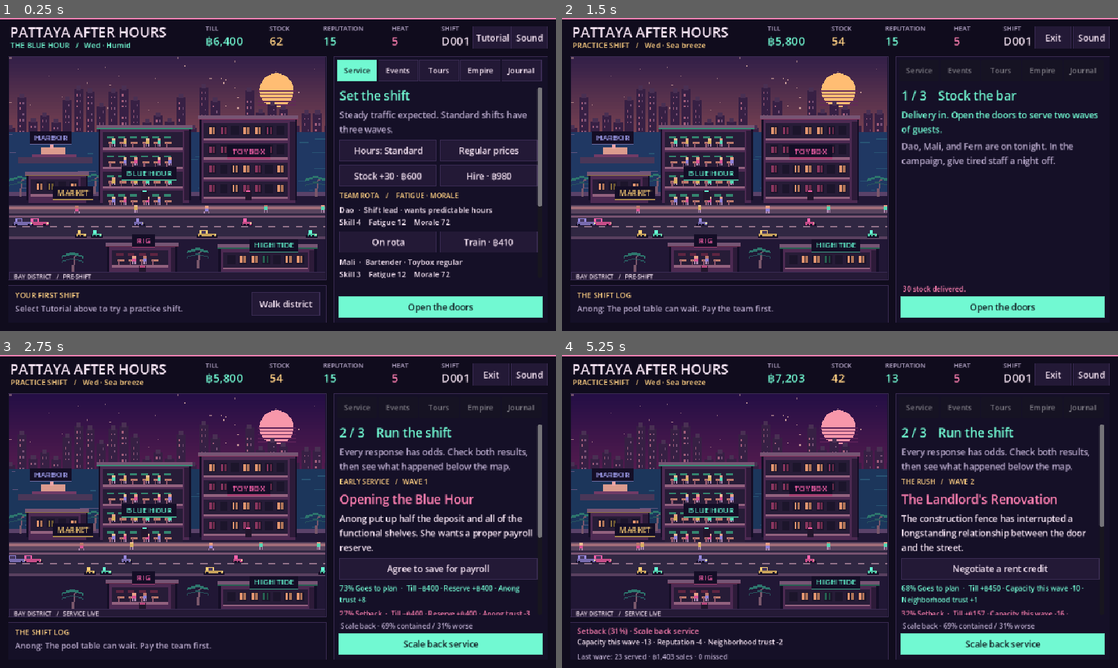
Above: before the commit, frames 1-4 (two rows, left to right).
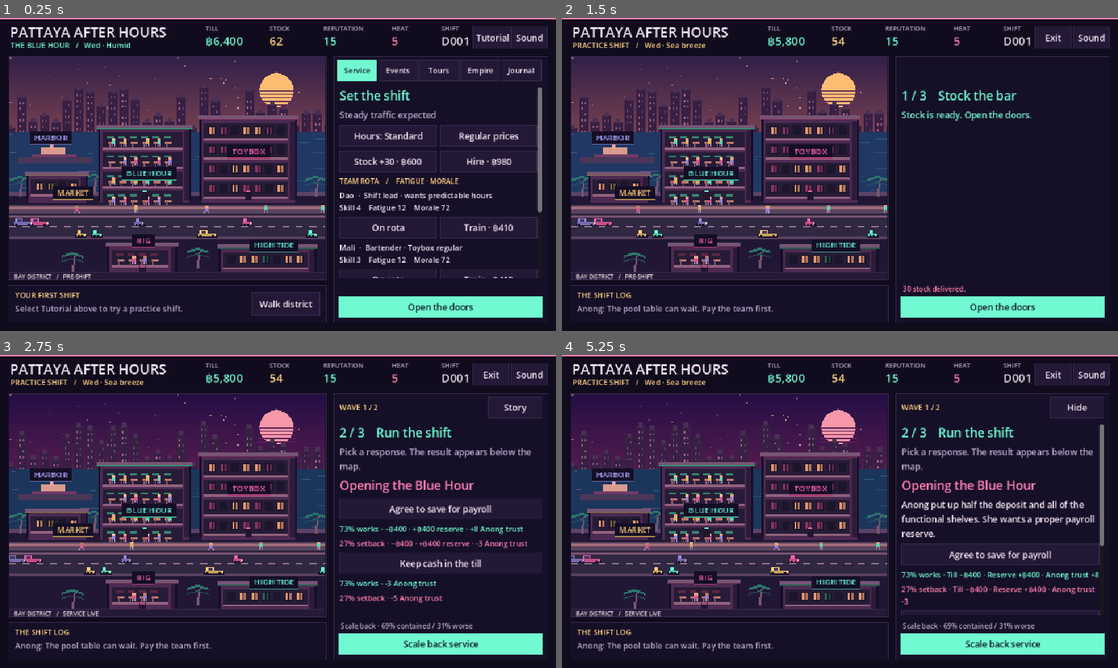
Above: after the commit, the same moments.

Repository: Pattaya-After-Hours-Game/pattaya-after-hours
Game: Godot game, scene res://main.tscn
Same seed, same stepped clock (60 frames per second), same inputs: the game is played once before the commit and once after it. Sound files missing from this copy of the repository are replaced by a short silence.
Inputs (mouse positions are in pixels of both pictures, inside the frame that each line leads up to):
- Up to frame 1 (0.25 s): no input
- Up to frame 2 (1.5 s): click "Tutorial" at 0.5 s; click "Stock +30 · ฿600" at 1.25 s
- Up to frame 3 (2.75 s): click "Open the doors" at 2 s
- Up to frame 4 (5.25 s): click (1079, 408) at 2.75 s, where only the run after the commit has a clickable "Story"; click (1079, 408) at 3.5 s, where only the run after the commit has a clickable "Hide"; click (1079, 408) at 4.25 s, where only the run after the commit has a clickable "Story"; click "Keep cash in the till" at 5 s

The runs differ from the first frame. In frame 1, 4.9% of the frame differs, in the area x 61-98%, y 29-84%; in frame 2, 1.6%; in frame 3, 6.1%; in frame 4, 8.1%, in the area x 1-98%, y 6-98%.

Commit message:
Make shift decisions and closeouts quick to scan

Diff:
--- a/scripts/main.gd
+++ b/scripts/main.gd
@@ -17,6 +17,11 @@
 const SHOT_GOAL = 10
 const SHOT_INTERVAL = 0.60
 const GODZILLA_SECONDS = 10.0
+const COMPACT_EFFECTS = {
+	"trust":"neighbors","supplier":"supplier","morale":"morale","fatigue":"fatigue",
+	"skill":"skill","condition":"condition","rival":"rivals","mine":"rig output",
+	"tour":"tours","route":"tour route","demand":"demand","capacity":"capacity","partner":"Anong trust",
+}
 const EFFECT_LABELS = {
 	"cash":"Till","reserve":"Reserve","debt":"Debt","stock":"Stock","rep":"Reputation",
 	"trust":"Neighborhood trust","partner":"Anong trust","safety":"Safety","heat":"Heat",
@@ -47,6 +52,7 @@
 var arcade_circuit := false
 
 var confirmation := false
+var show_details := false
 var godzilla_shots := 0
 var godzilla_time := 0.0
 var shot_delay := 0.0
@@ -214,7 +220,7 @@
 		var last: Dictionary = results.back()
 		var heading := abs_text(root_ui,Rect2(26,465,524,17),result_heading(last),13,TEAL if last.worked else PINK)
 		heading.clip_text = true
-		var detail := abs_text(root_ui,Rect2(26,482,524,27),effect_text(last.changes),12,WHITE)
+		var detail := abs_text(root_ui,Rect2(26,482,524,27),effect_text(last.changes,true),12,WHITE)
 		detail.clip_text = true
 		detail.autowrap_mode = TextServer.AUTOWRAP_WORD_SMART
 		detail.max_lines_visible = 2
@@ -226,10 +232,18 @@
 	if not practicing and model.s.phase == "plan":
 		at_button(root_ui,Rect2(435,473,117,41),"Walk district",walk_district)
 	pane(root_ui,Rect2(576,66,370,460),DARK)
-	for index in TAB_NAMES.size():
-		var b := at_button(root_ui,Rect2(582 + 71*index,72,69,37),TAB_NAMES[index],change_tab.bind(index),tab == index and model.s.phase == "plan" and not practicing)
-		b.add_theme_font_size_override("font_size",13)
-		b.disabled = model.s.phase != "plan" or practicing
+	if model.s.phase == "plan" and not practicing:
+		for index in TAB_NAMES.size():
+			var b := at_button(root_ui,Rect2(582 + 71*index,72,69,37),TAB_NAMES[index],change_tab.bind(index),tab == index)
+			b.add_theme_font_size_override("font_size",13)
+	elif model.s.phase in ["incident","report"]:
+		var section := "SHIFT SUMMARY"
+		var details := "Shift log"
+		if model.s.phase == "incident":
+			section = "WAVE %d / %d" % [int(model.s.night.wave)+1,2 if model.s.hours == 0 else 3]
+			details = "Story"
+		abs_text(root_ui,Rect2(586,72,220,37),section,13,GOLD)
+		at_button(root_ui,Rect2(842,72,94,37),"Hide" if show_details else details,toggle_details)
 	scroll = ScrollContainer.new()
 	scroll.position = Vector2(586,119)
 	scroll.size = Vector2(350,330)
@@ -248,11 +262,10 @@
 			if practicing:
 				title("1 / 3    Stock the bar")
 				if model.s.stock == PRACTICE_STOCK:
-					body("Check STOCK at the top. Every two guests use one unit. Buy a delivery before opening.")
+					body("Buy stock to open the bar.")
 					row_button(stock_label(),do_action.bind("buy"),true)
 				else:
-					body("Delivery in. Open the doors to serve two waves of guests.",TEAL)
-				body("Dao, Mali, and Fern are on tonight. In the campaign, give tired staff a night off.")
+					body("Stock is ready. Open the doors.",TEAL)
 			else:
 				match tab:
 					0: service_panel()
@@ -265,7 +278,7 @@
 		"incident":
 			if practicing:
 				title("2 / 3    Run the shift")
-				body("Every response has odds. Check both results, then see what happened below the map.")
+				body("Pick a response. The result appears below the map.")
 			incident_panel()
 			action_label = "Scale back service"
 			action = func():
@@ -274,7 +287,7 @@
 		"report":
 			if practicing:
 				title("3 / 3    Check the books")
-				body("Compare sales with payroll and fees. Check guests turned away and stock used before planning tomorrow.")
+				body("Check the net and how many guests you served.")
 			report_panel()
 			if practicing:
 				action_label = "Finish tutorial"
@@ -356,6 +369,7 @@
 	commit(true)
 
 func commit(keep_scroll: bool = false) -> void:
+	show_details = false
 	save_state()
 	render(keep_scroll)
 
@@ -372,6 +386,7 @@
 
 func start_tutorial() -> void:
 	if campaign_before_tutorial != null: return
+	show_details = false
 	campaign_before_tutorial = model
 	show_tutorial_hint = false
 	confirmation = false
@@ -383,6 +398,7 @@
 
 func finish_tutorial() -> void:
 	if campaign_before_tutorial == null: return
+	show_details = false
 	model = campaign_before_tutorial
 	campaign_before_tutorial = null
 	message = ""
@@ -394,7 +410,7 @@
 
 func service_panel() -> void:
 	title("Set the shift")
-	body("%s traffic expected. Standard shifts have three waves." % ("Heavy" if model.s.forecast >= 9 else "Light" if model.s.forecast < 0 else "Steady"))
+	body("%s traffic expected" % ("Heavy" if model.s.forecast >= 9 else "Light" if model.s.forecast < 0 else "Steady"))
 	row_pair("Hours: "+Campaign.HOURS[int(model.s.hours)],cycle.bind("hours",Campaign.HOURS),
 		Campaign.PROMOS[int(model.s.promo)],cycle.bind("promo",Campaign.PROMOS))
 	row_pair(stock_label(),do_action.bind("buy"),"Hire · ฿980",do_action.bind("hire"))
@@ -414,7 +430,8 @@
 	title("What's on tonight?")
 	var disrupted: int = model.event_disruption_percent()
 	var canceled := disrupted * Campaign.CANCEL_IF_DISRUPTED
-	body("Paid events · %d%% on time / %.1f%% delayed / %.1f%% canceled. A cancellation costs the booking fee." % [100-disrupted,disrupted-canceled,canceled])
+	body("%d%% on time · %.1f%% delayed · %.1f%% canceled
+Booking fee applies if canceled." % [100-disrupted,disrupted-canceled,canceled])
 	for i in Content.EVENTS.size():
 		var item: Array = Content.EVENTS[i]
 		var value: String = item[0]+(" · "+cash(item[1]) if item[1] else "")
@@ -433,7 +450,8 @@
 
 func tours_panel() -> void:
 	title("City tours")
-	body("Guides opt in. Short tours use one wave. Long tours use two. Pay is due even if the route is disrupted.")
+	body("Short tours 1 wave · Long tours 2 waves
+Guides get paid if a tour is disrupted.")
 	var crew: Array = model.s.staff
 	row_pair("Guide: "+Content.STAFF[crew[guide].id][0],func():
 		guide = (guide+1)%crew.size()
@@ -483,32 +501,35 @@
 	body("WEEK %d    %d shifts / %d guests / %d tour tickets" % [entry.weeks,entry.nights,entry.guests,entry.tours],GOLD,12)
 	body("Intake %s   ·   Costs %s\nNet %s" % [cash(entry.revenue),cash(entry.costs),cash(entry.revenue-entry.costs)],WHITE,15)
 
+func toggle_details() -> void:
+	show_details = not show_details
+	render()
+
 func incident_panel() -> void:
 	var card: Array = model.current_card()
-	body("%s   /   WAVE %d" % [["EARLY SERVICE","THE RUSH","LAST CALL"][int(model.s.night.wave)],int(model.s.night.wave)+1],GOLD,12)
 	title(card[0],PINK)
-	body(card[1],WHITE)
+	if show_details: body(card[1],WHITE)
 	for i in range(2,card.size(),2):
 		var effects: Dictionary = card[i+1]
 		var option := button(card[i],choose.bind((i-2)/2))
 		option.disabled = model.s.cash < -int(effects.get("cash",0))
 		column.add_child(option)
-		if option.disabled: body("The till can't cover this response.",PINK,12)
+		if option.disabled: body("Not enough cash",PINK,12)
 		if effects.has("fight"):
-			body("Win the bout · Reputation rises and rival pressure falls. Repairs cost ฿240.",TEAL,12)
-			body("Lose the bout · Reputation falls, Mali needs paid leave, and repairs cost ฿740.",PINK,12)
+			body("Win · ฿240 repairs · Reputation up · Rivals back off",TEAL,12)
+			body("Lose · ฿740 repairs · Reputation down · Mali off",PINK,12)
 		else:
 			response_odds(effects)
-	body("SCALE BACK SERVICE",GOLD,12)
-	response_odds(Campaign.SCALE_BACK)
-	body("%d served so far   ·   %d turned away" % [model.s.night.guests,model.s.night.turned],GOLD,13)
+	if show_details:
+		body("SCALE BACK SERVICE",GOLD,12)
+		response_odds(Campaign.SCALE_BACK)
 
 func response_odds(effects: Dictionary) -> void:
 	var risk: Dictionary = model.response_risk(effects)
-	body("%d%% Goes to plan  ·  %s" % [risk.chance,effect_text(risk.plan_changes)],TEAL,12)
-	body("%d%% Setback  ·  %s" % [100-int(risk.chance),effect_text(risk.setback_changes)],PINK,12)
-
-func effect_text(changes: Dictionary) -> String:
+	body("%d%% works · %s" % [risk.chance,effect_text(risk.plan_changes,not show_details)],TEAL,13)
+	body("%d%% setback · %s" % [100-int(risk.chance),effect_text(risk.setback_changes,not show_details)],PINK,13)
+
+func effect_text(changes: Dictionary, compact: bool = false) -> String:
 	var details := PackedStringArray()
 	for key in changes:
 		var delta: Variant = changes[key]
@@ -529,7 +550,11 @@
 					value = ("+" if int(delta) > 0 else "") + cash(delta)
 				else:
 					value = signed_delta(int(delta))
-				details.append("%s %s" % [EFFECT_LABELS[key],value])
+				if compact:
+					var label: String = COMPACT_EFFECTS.get(key,str(EFFECT_LABELS[key]).to_lower())
+					details.append(value if key == "cash" else "%s %s" % [value,label])
+				else:
+					details.append("%s %s" % [EFFECT_LABELS[key],value])
 	return " · ".join(details) if not details.is_empty() else "No direct changes"
 
 func signed_delta(value: int) -> String:
@@ -546,7 +571,7 @@
 
 func godzilla_panel() -> void:
 	title("Godzilla attacks!",PINK)
-	body("Godzilla is blocking the door. Feed it shots until it passes out, or the bar will lose tonight's customers.",WHITE)
+	body("10 shots to save tonight’s bar sales.",WHITE)
 	godzilla_meter_label = body("",GOLD,14)
 	godzilla_meter = ProgressBar.new()
 	godzilla_meter.custom_minimum_size.y = 22
@@ -556,7 +581,7 @@
 	godzilla_meter.add_theme_stylebox_override("fill",box(PINK,PINK))
 	column.add_child(godzilla_meter)
 	godzilla_clock = body("",TEAL,19)
-	body("Tap Serve a shot or press Space. Give the glass a moment to refill between shots.",MUTED,14)
+	body("Tap or press Space when the glass is ready.",MUTED,14)
 	update_godzilla_panel()
 
 func update_godzilla_panel() -> void:
@@ -605,8 +630,7 @@
 	body("Bar %s · Payroll %s · Fees %s\nStock used %d · Tour tickets %d" % [
 		cash(n.gross),cash(n.wages),cash(n.fees),n.sold,n.tours],WHITE,14)
 	if int(model.s.day)%7 == 0: week_lines(model.s.last_week)
-	if campaign_before_tutorial != null:
-		body("Book guides in Tours or find Toybox sparring under Events. Check Journal for Tuesday's rent and permits.",GOLD,13)
+	if not show_details: return
 	var results: Array = n.get("results",[])
 	if not results.is_empty():
 		body("DECISIONS THIS SHIFT",GOLD,12)
--- a/tests/check.gd
+++ b/tests/check.gd
@@ -133,8 +133,12 @@
 	check(app.fight == null,"Touch exits sparring safely")
 	app.begin()
 	check(app.model.s.phase == "incident","Opened the doors through UI")
+	var story: String = app.model.current_card()[1]
+	check(not panel_has_text(app,story),"Incident starts compact")
+	use_button(app,"Story")
+	check(panel_has_text(app,story) and app.model.s.night.wave == 0,"Story opens without advancing the wave")
 	app.choose(0)
-	check(app.model.s.night.wave == 1,"Resolved a card through UI")
+	check(app.model.s.night.wave == 1 and not app.show_details,"New wave returns to compact view")
 
 	var live_campaign = app.model
 	var save_before := FileAccess.get_file_as_string(Campaign.SAVE)
@@ -148,6 +152,11 @@
 		check(app.model.s.phase == "incident" and app.model.s.night.wave == wave,"Practice wave %d" % (wave + 1))
 		use_button(app,app.model.current_card()[2])
 	check(app.model.s.phase == "report" and app.model.s.night.guests > 0,"Tutorial reaches a real closeout")
+	check(not panel_has_text(app,"DECISIONS THIS SHIFT"),"Closeout starts with the summary")
+	use_button(app,"Shift log")
+	check(panel_has_text(app,"DECISIONS THIS SHIFT"),"Shift log retains all decisions")
+	use_button(app,"Hide")
+	check(not panel_has_text(app,"DECISIONS THIS SHIFT"),"Detailed log can close")
 	use_button(app,"Finish tutorial")
 	check(app.model == live_campaign and app.model.s.night.wave == 1,"Tutorial restores the live shift")
 	check(FileAccess.get_file_as_string(Campaign.SAVE) == save_before,"Practice made no changes to the live save")
@@ -161,6 +170,11 @@
 	app.queue_free()
 	await process_frame
 
+
+func panel_has_text(app: Control, label: String) -> bool:
+	for node in app.column.get_children():
+		if node is Label and node.text == label: return true
+	return false
 
 func find_button(app: Control, label: String) -> Button:
 	for b: Button in app.root_ui.find_children("*","Button",true,false):
Not shown, changed: export_presets.cfg
